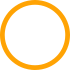
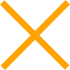
Two versions of the same layered image (70 × 70). Layer-by-layer changes:
hid "Ellipse 1" over (0, 0, 70, 70)
showed "Rectangle 1 copy" over (0, 0, 70, 70)
